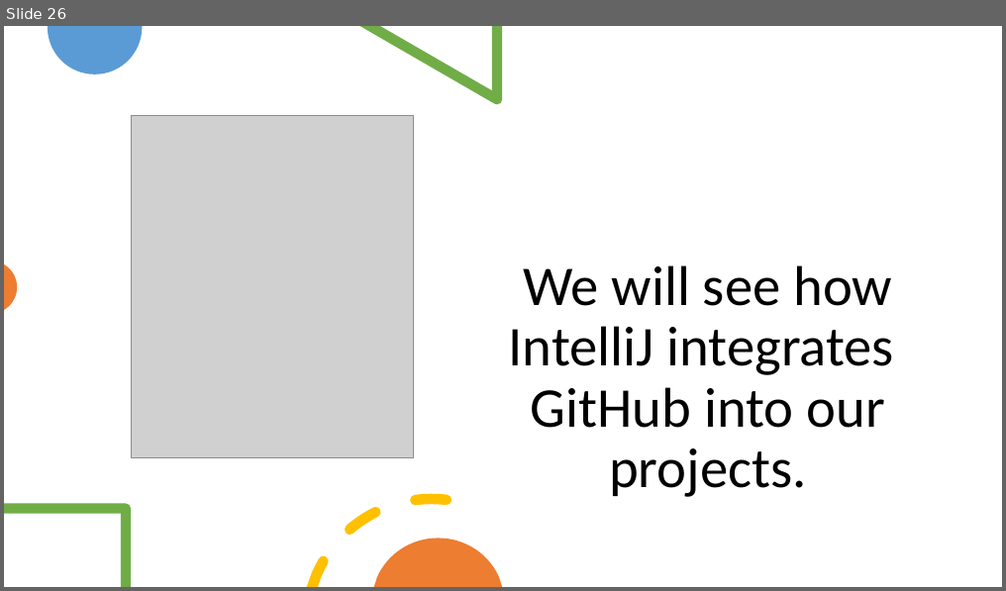
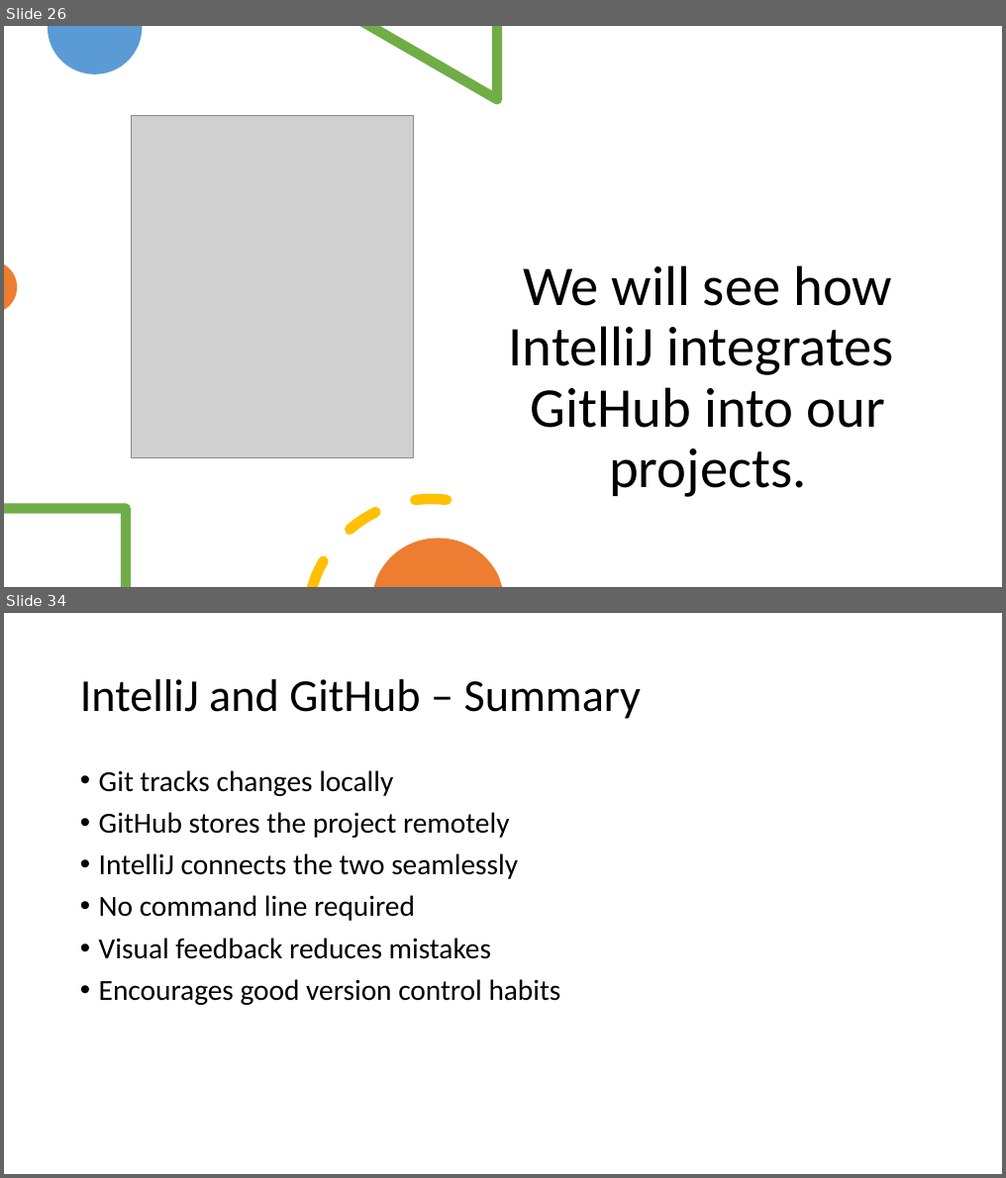
Before and after one commit to Programming-Fundamentals-SETU/prog-fund-2-jan-26, a slide deck: topic02-primitive-arrays/unit-02a-lectures/talk-4-github/github.pptx. Shown one above the other, each under a label of ours: slide 26 before the commit, slides 26 and 34 after it; the slides between them are not shown. The pictures are 1006x591 and 1006x1178 pixels, drawn with LibreOffice and Linux fonts; fonts in the diff are those of the drawing; grey boxes stand for pictures. Boxes give left, top, right and bottom in pixels: in the first picture for what was removed or moved away, otherwise in the second. Text is boxed around its words. In the diff, an @@ line names an element or a change of style, - is before the commit and + after.

```diff
--- a/topic02-primitive-arrays/unit-02a-lectures/talk-4-github/github.pptx
+++ b/topic02-primitive-arrays/unit-02a-lectures/talk-4-github/github.pptx
@@ slide 34 added at [4, 613, 1002, 1174], background #FFFFFF @@
@@ title added at [80, 679, 641, 719], 44 pt, text #000000 @@
+IntelliJ and GitHub – Summary
@@ text added at [99, 770, 561, 1005], 28 pt, text #000000 @@
+• Git tracks changes locally
+• GitHub stores the project remotely
+• IntelliJ connects the two seamlessly
+• No command line required
+• Visual feedback reduces mistakes
+• Encourages good version control habits
```
Also in this commit, not shown: 1 slide changed, 8 other slides added, 17 other files.
